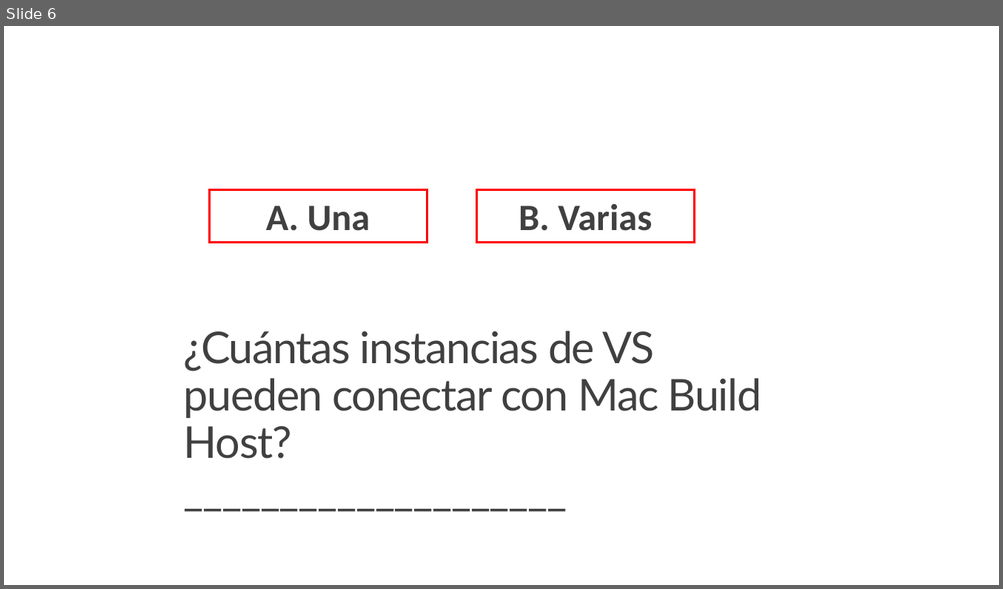
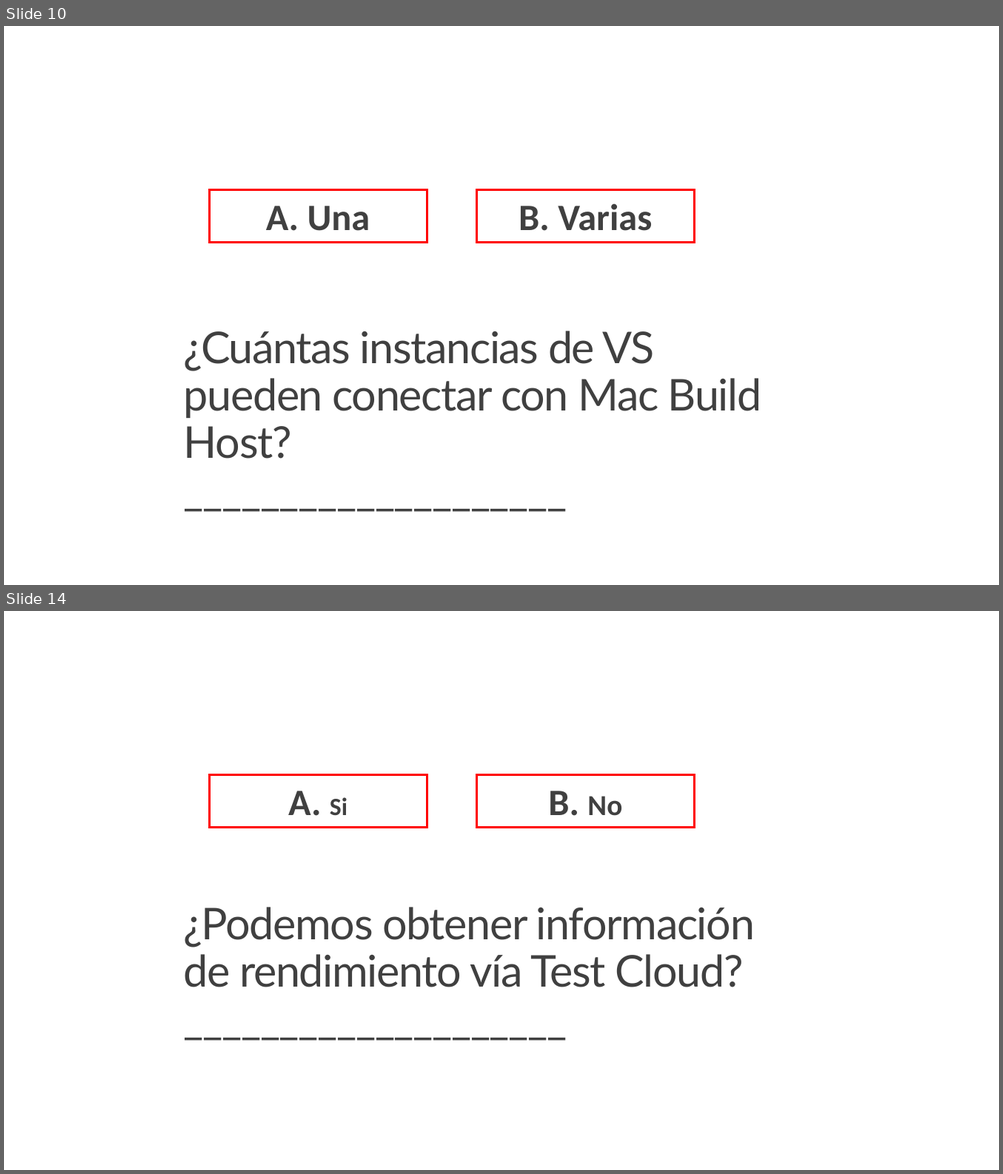
Before and after one commit to jsuarezruiz/Events, a slide deck: Xamarin 4 Party/03. Xamarin 4 Contest.pptx. Shown one above the other, each under a label of ours: slide 6 before the commit, slides 10 and 14 after it; the slides between them are not shown. The pictures are 1003x589 and 1003x1174 pixels, drawn with LibreOffice and Linux fonts; fonts in the diff are those of the drawing. Boxes give left, top, right and bottom in pixels: in the first picture for what was removed or moved away, otherwise in the second. Text is boxed around its words. In the diff, an @@ line names an element or a change of style, - is before the commit and + after.

```diff
--- a/Xamarin 4 Party/03. Xamarin 4 Contest.pptx
+++ b/Xamarin 4 Party/03. Xamarin 4 Contest.pptx
@@ slide 14 added at box(4, 611, 999, 1170), background #FFFFFF @@
@@ rectangle added at box(209, 775, 427, 827), outline #FF0000 2.25 pt, 36 pt, text #404040, bold @@
+A. Si
@@ rectangle added at box(476, 775, 694, 827), outline #FF0000 2.25 pt, 36 pt, text #404040, bold @@
+B. No
@@ title added at box(184, 907, 754, 988), 42.3 pt, text #404040 @@
+¿Podemos obtener información de rendimiento vía Test Cloud?
+____________________
@@ what was slide 6 is now slide 10 @@
```
Also in this commit, not shown: 3 slides changed, 9 other slides added.
